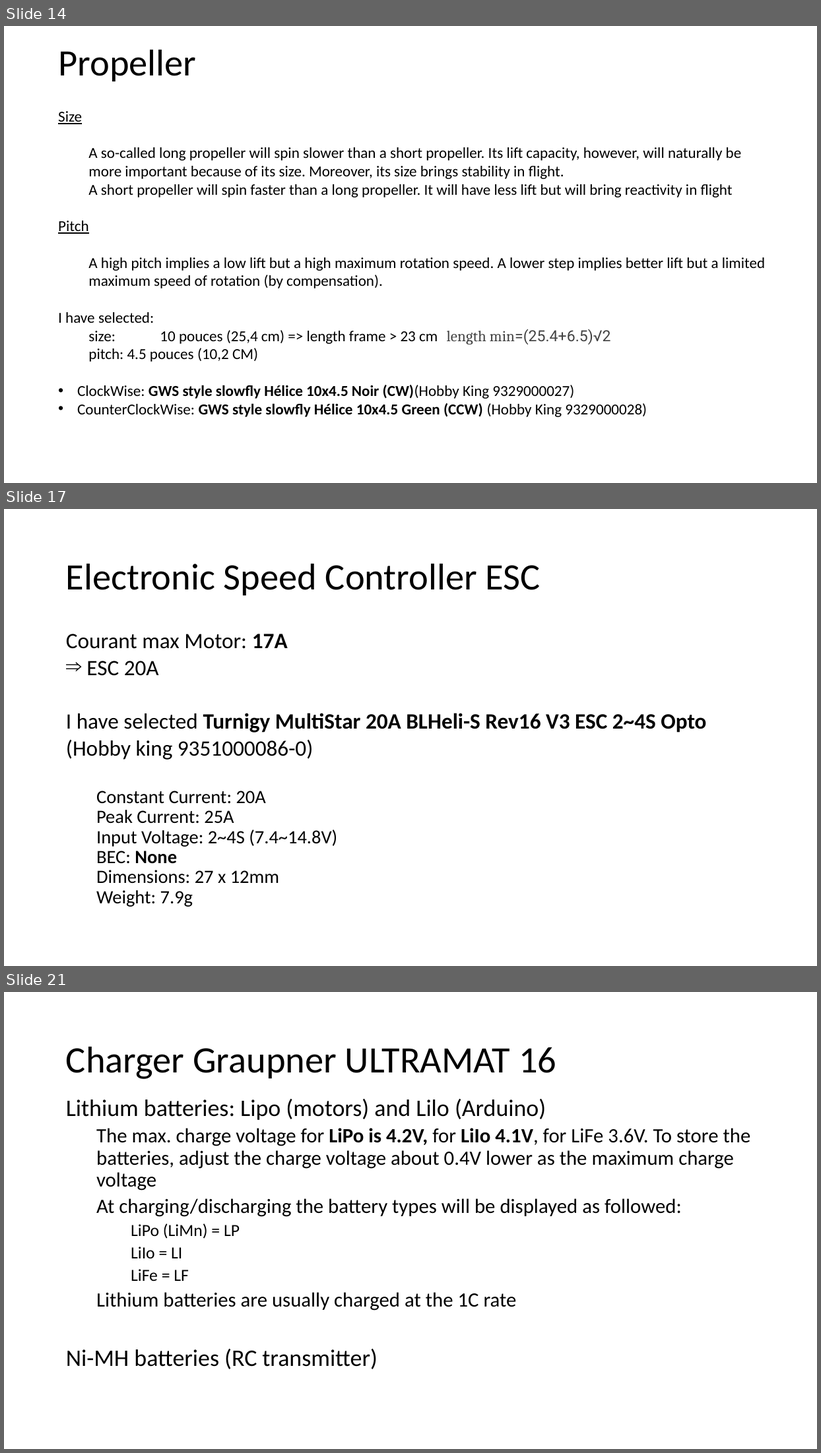
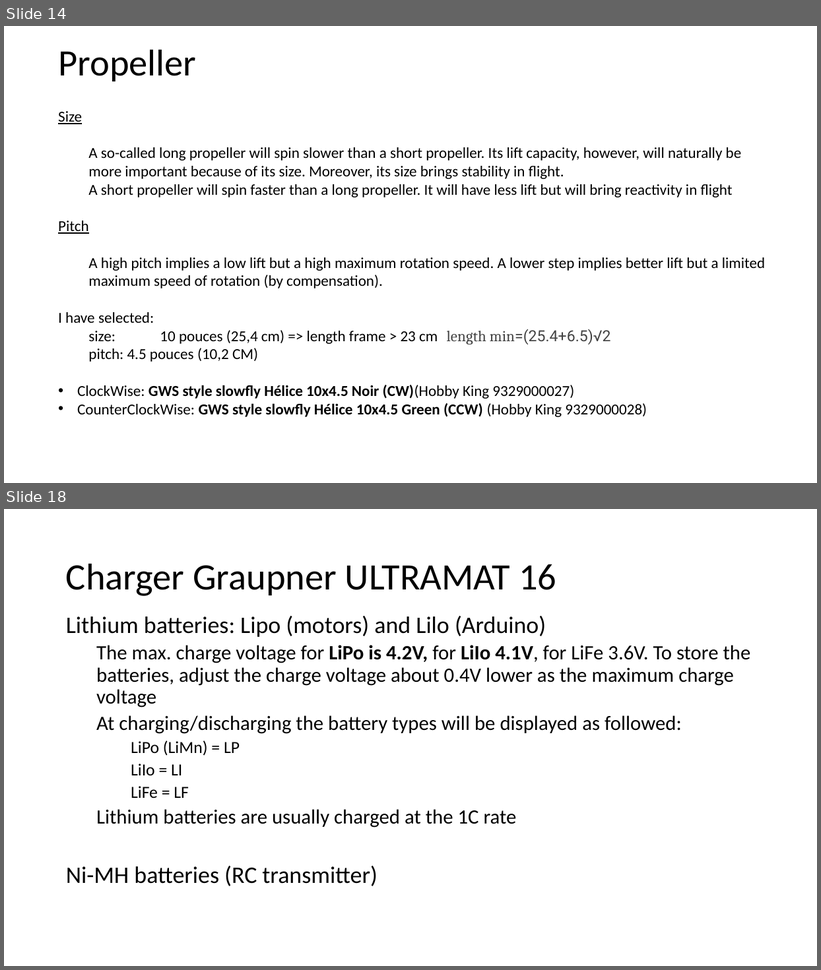
Before and after one commit to RobotEdh/RobotMicroControl, a slide deck: libraries/Diagramm Drone.pptx. Shown one above the other, each under a label of ours: slides 14, 17 and 21 before the commit, slides 14 and 18 after it; the slides between them are not shown. The pictures are 821x1453 and 821x970 pixels, drawn with LibreOffice and Linux fonts; fonts in the diff are those of the drawing. Boxes give left, top, right and bottom in pixels: in the first picture for what was removed or moved away, otherwise in the second. Text is boxed around its words. In the diff, an @@ line names an element or a change of style, - is before the commit and + after.

```diff
--- a/libraries/Diagramm Drone.pptx
+++ b/libraries/Diagramm Drone.pptx
@@ slide 17 removed at (4,509,817,966), background #FFFFFF @@
@@ title removed at (66,563,541,595) @@
-Electronic Speed Controller ESC
@@ text removed at (66,634,706,907) @@
-Courant max Motor: 17A
-⇒ ESC 20A
-I have selected Turnigy MultiStar 20A BLHeli-S Rev16 V3 ESC 2~4S Opto
-(Hobby king 9351000086-0)
-  Constant Current: 20A
-  Peak Current: 25A
-  Input Voltage: 2~4S (7.4~14.8V)
-  BEC: None
-  Dimensions: 27 x 12mm
-  Weight: 7.9g
@@ what was slide 21 is now slide 18 @@
```
Also in this commit, not shown: 5 slides changed, 2 other slides removed, 4 other files.
